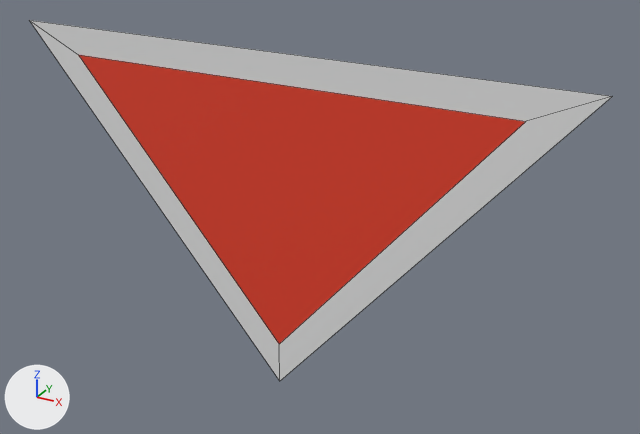
One commit to the Blender file Phoenix.blend: the scene before it, then after it.
Both versions are drawn from a camera (50 mm lens) standing at (0.7, -1.125, 0.59) and looking at (0.058, 0.042, 0.007). Lighting does not change. The marker at lower left points along +X, +Y and +Z. Mesh edges are drawn as thin lines. The same objects are shown in both versions, whatever each file hides.

Names of what the first picture shows: 'Triangle'.
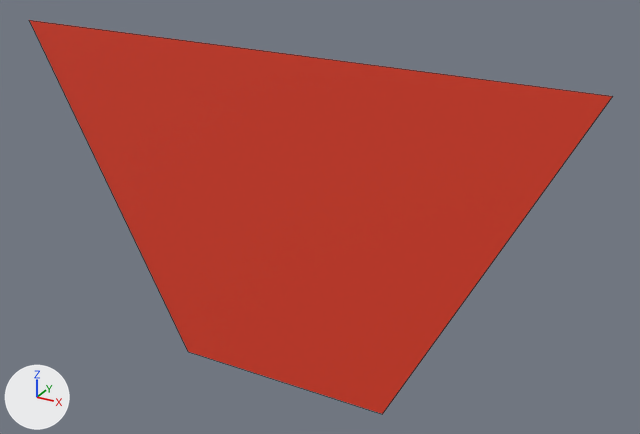
Where the change shows, as pixel boxes (x1, y1, x2, y2) in the pictures (640 x 434 px):
'Triangle', reshaped (9% taller)
    before: (30, 20, 612, 380)
    after: (29, 20, 613, 414)

Edits to the bpy script that builds the scene:
```text
Change me_plane_003:
    where me_plane_003.from_pydata(...)  # 6 vertices, 4 faces; spans x -0.5..0.5, y 0.0, z -0.306..0.281
    used by ob_triangle; location = (0.0, 0.0, 0.0)
    verts and faces of me_plane_003; kept vertices keep their numbers, new ones are numbered from 6
    before: 0 (0.0, 0.0, -0.306) at pixel (279, 381), 1 (-0.5, 0.0, 0.281) at pixel (29, 20), 2 (0.5, 0.0, 0.281) at pixel (612, 96), 3 (-0.394, 0.0, 0.232) at pixel (78, 54), 4 (0.0, 0.0, -0.23) at pixel (279, 344)
    before: 5 (0.394, 0.0, 0.232) at pixel (526, 121)
    me_plane_003 part 1
    add delete_vertices([0, 3, 4, 5])  # with the faces that use them
    add verts[6] = (-0.2, 0.0, -0.306)  # pixel (188, 351)
    add verts[7] = (0.2, 0.0, -0.306)  # pixel (382, 414)
    add faces += [(1, 2, 7, 6)]
    remove me_plane_003.materials.append(mat_material_001)  # white #e7e7e7
```
